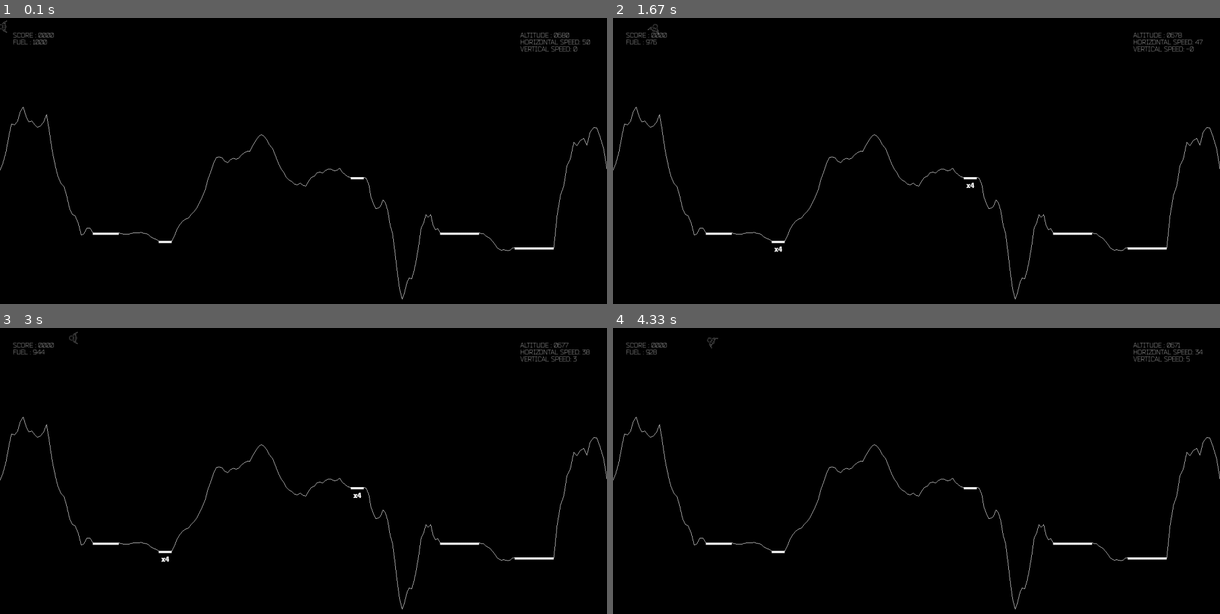
Above: before the commit, frames 1-4 (two rows, left to right).
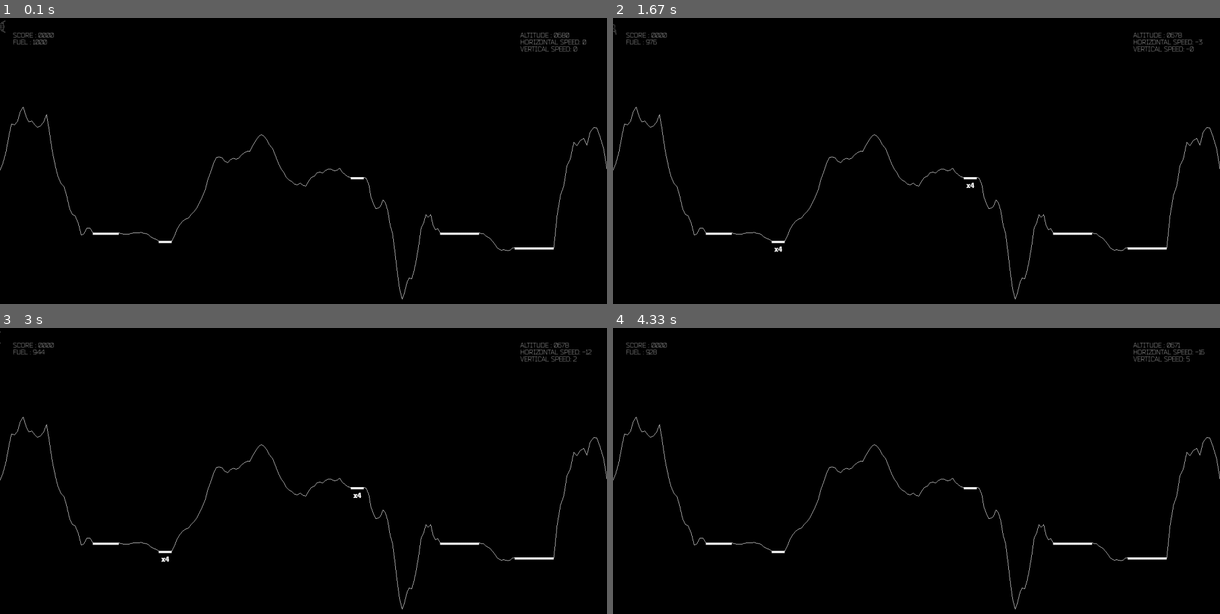
Above: after the commit, the same moments.

Repository: PeiP-2018-Work-Nantes-DUT-INFO/Planet-Lander-Lunar-Lander-with-Pygame
Game: pygame game, started from run_game.py
Same seed, same stepped clock (60 frames per second), same inputs: the game is played once before the commit and once after it.
Inputs:
- Up to frame 1 (0.1 s): no input
- Up to frame 2 (1.67 s): hold Right 0.33-0.8 s; hold Up 0.83-1.13 s; tap Space at 0.9, 1.23, 1.53 s; hold Right 1.17-1.63 s
- Up to frame 3 (3 s): hold Left 1.67-2.2 s; tap Space at 1.73, 2.03, 2.3, 2.6, 2.73 s; hold Left 2.23-2.63 s; hold Up from 2.67 s (still down)
- Up to frame 4 (4.33 s): release Up at 3.03 s; hold Right 3.07-3.7 s; tap Space at 3.13, 3.43, 3.8, 4.1, 4.3 s; hold Left 3.73-4.2 s; hold Right from 4.23 s (still down)

The runs differ from the first frame. In frame 1, less than 0.1% of the frame differs, in the area x 0-98%, y 0-10%; in frame 2, less than 0.1%; in frame 3, less than 0.1%, in the area x 0-98%, y 1-12%; in frame 4, less than 0.1%.

Commit message:
Checking collision

Diff:
--- a/Game.py
+++ b/Game.py
@@ -79,7 +79,7 @@
             aircraft.rotate(Move.turn_right)
         if keys[pygame.K_SPACE] or keys[pygame.K_UP]:
             aircraft.boost()
-
+        aircraft.check_collision(land.landingEntities)
         land.landingEntities.update()
         land.landingEntities.draw(window)
         aircraft_team.update()
--- a/lander.py
+++ b/lander.py
@@ -120,6 +120,17 @@
     def land_succefuly(self):
         return (self.orientation <10 or self.orientation > 350) and self.vy < 20
 
+    def landing_in_safety(self):
+        return (-100 < self.orientation < -80) and math.fabs(self.vx) < 20
+
+    def check_collision(self, landing_group):
+        if self.landed:
+            return
+        collision = pygame.sprite.spritecollide(self, landing_group, False, collided=pygame.sprite.collide_mask)
+        if collision:
+            self.landed = True
+            self.vx = 0
+            self.vy = 0
 
 class LanderConfig:
     dt = 0.02
